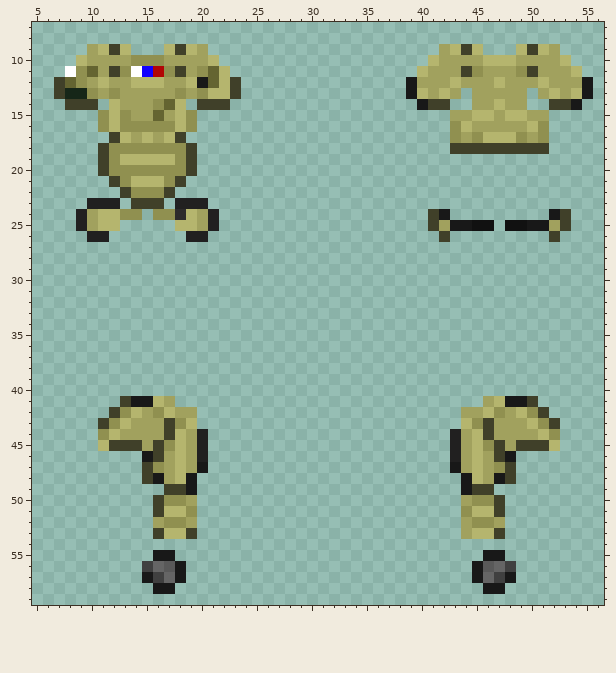
Pixel-art sprite: Resources/Textures/Clothing/OuterClothing/Armor/ARST_ArmorRus.rsi/equipped-OUTERCLOTHING.png. Above is the file before it was changed.
The file is 64x64 pixels. Colours within 5 levels of each other are drawn and written as one. Shown: x 5..56, y 7..59.
New version:
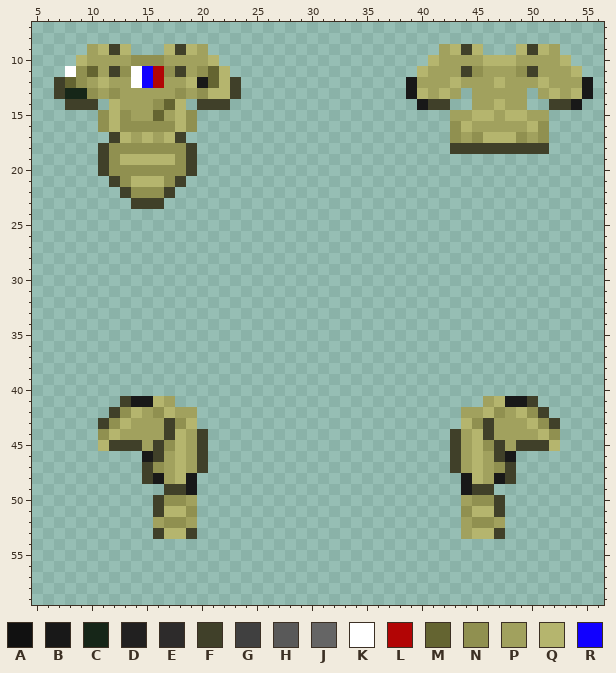
Palette (. is transparent): A #111111  B #181818  C #162618  D #212020  E #2d2b2b  F #404029  G #404040  H #595959  J #656565  K #ffffff  L #b20505  M #646431  N #909050  P #a1a15e  Q #b5b56e  R #1100ff
Change:
The edit turns colour B into colour F in row 47 at x 20 and 43.
The edit turns colour D into colour F in rows 44 to 46 at x 20 and 43.
The edit turns colour Q into colour K in row 12 at x 14.
The edit turns colour Q into colour L in row 12 at x 16.
The edit turns colour Q into colour R in row 12 at x 15.
The edit erases colour A in row 25 at x 45 to 46 and 48 to 49.
The edit erases colour B in row 24 at x 42 and 52; in row 25 at x 43 to 44 and 50 to 51; in row 55 at x 16 to 17 and 46 to 47; in row 56 at x 18 and 45; in row 57 at x 15, 18, 45 and 48; in row 58 at x 16 to 17 and 46 to 47.
The edit erases colour D in row 23 at x 10 to 12 and 18 to 20; in rows 24 to 25 at x 9 and 21; in row 26 at x 10 to 11 and 19 to 20.
The edit erases colour E in row 24 at x 18.
The edit erases colour F in rows 24 to 25 at x 41 and 53; in row 26 at x 42 and 52.
The edit erases colour G in row 56 at x 15 and 48; in row 57 at x 16 and 47.
The edit erases colour H in row 56 at x 17 and 46.
The edit erases colour J in row 56 at x 16 and 47; in row 57 at x 17 and 46.
The edit erases colour N in row 24 at x 13 to 14 and 16 to 17.
The edit erases colour P in row 24 at x 10 and 20; in row 25 at x 10, 20, 42 and 52.
The edit erases colour Q in row 24 at x 11 to 12 and 19; in row 25 at x 11 to 12 and 18 to 19.
Changed places in both pictures, as pixel boxes (x1, y1, x2, y2):
changed: (131, 77, 164, 88)
erased: (76, 198, 219, 242)
erased: (428, 209, 571, 242)
changed: (197, 429, 208, 473)
changed: (450, 429, 461, 473)
erased: (142, 550, 186, 594)
erased: (472, 550, 516, 594)
